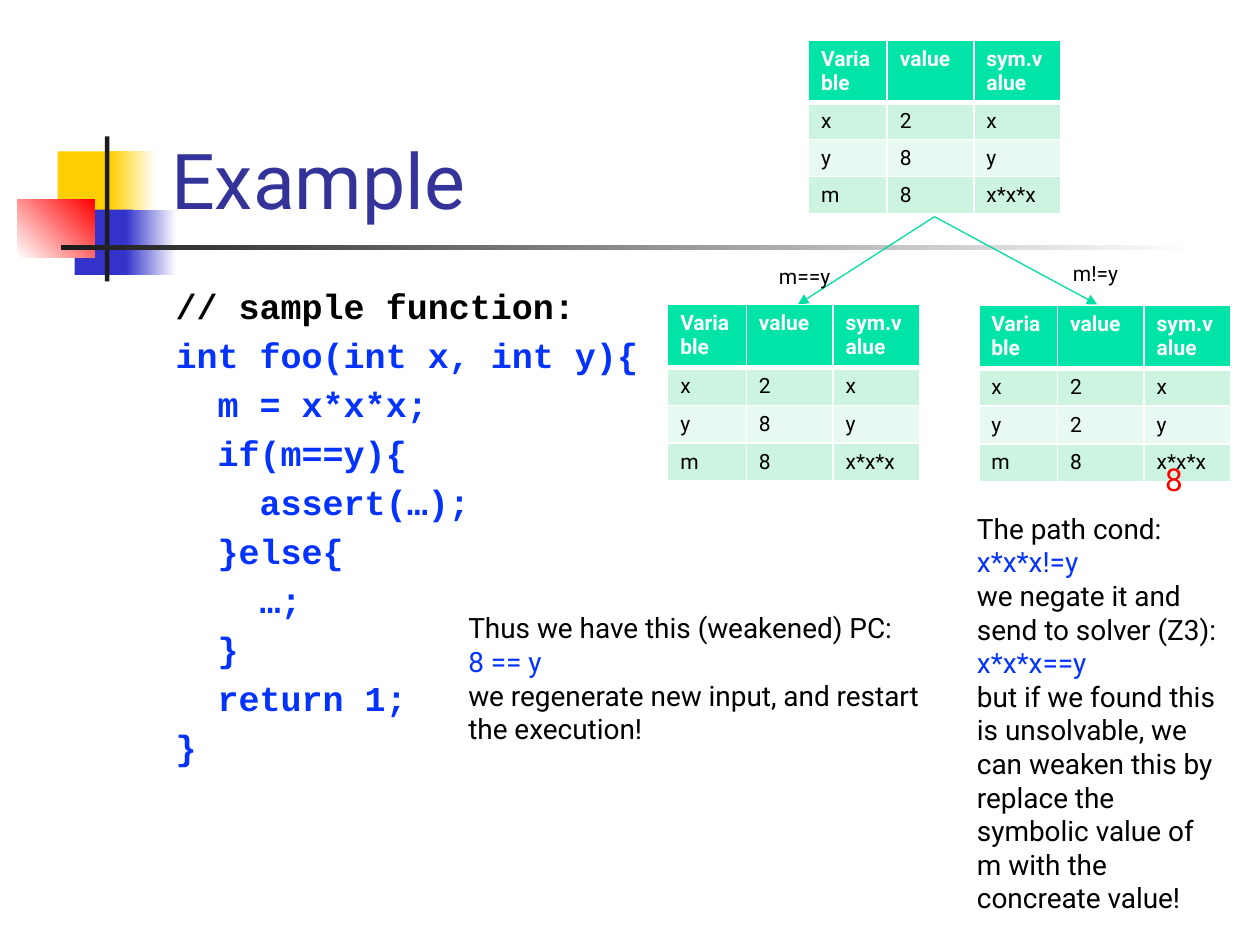
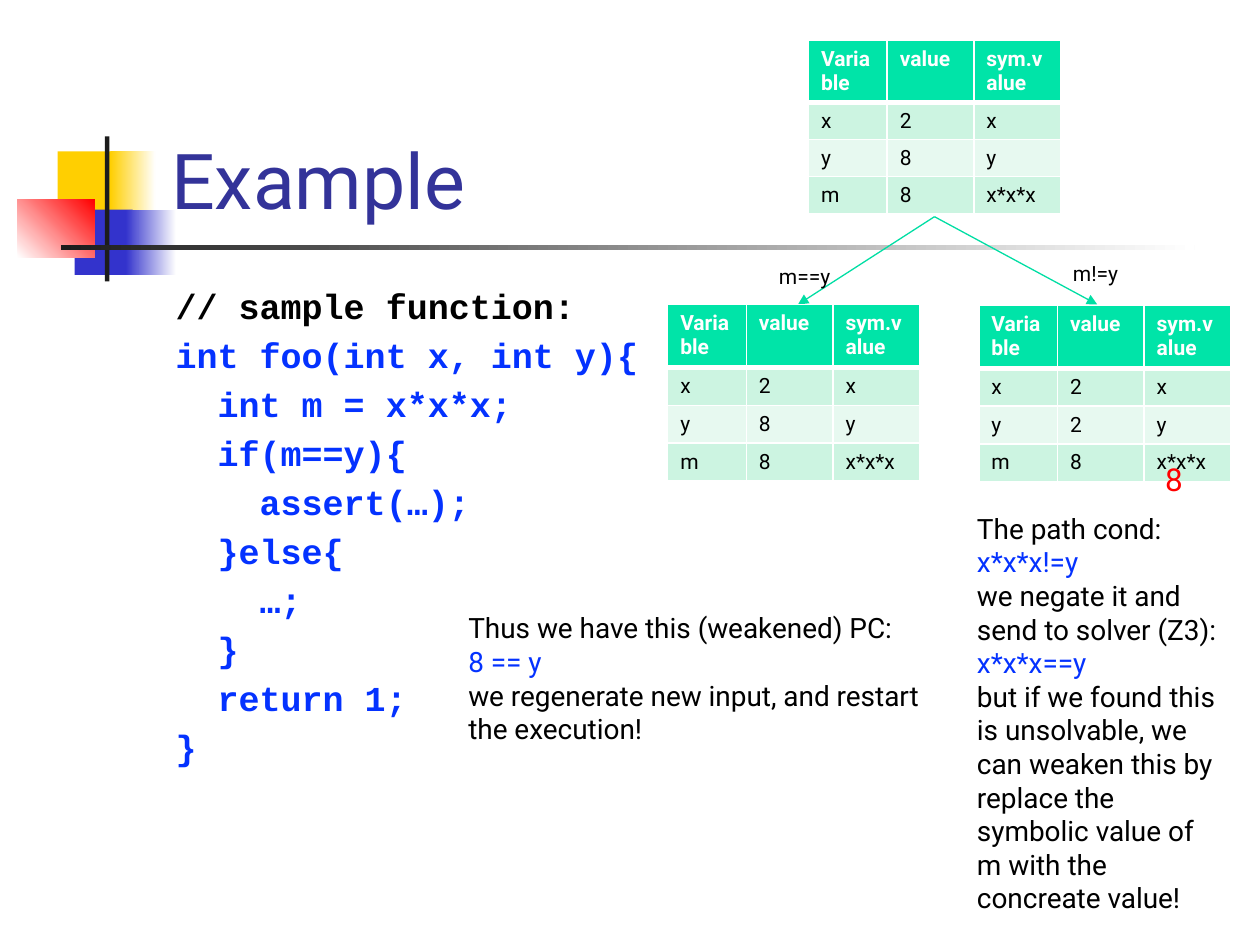
Before and after one commit to csslab-ustc/csslab-ustc.github.io, a slide deck: slide 18 of courses/theory/2022-spring/slides/lec18-concolic.pptx. Drawn at 1260x945 pixels with LibreOffice and Linux fonts; fonts in the diff are those of the drawing. Boxes give left, top, right and bottom in pixels: in the first picture for what was removed or moved away, otherwise in the second. Text is boxed around its words. In the diff, an @@ line names an element or a change of style, - is before the commit and + after.

Commit message:
update slides18,19,20

```diff
--- a/courses/theory/2022-spring/slides/lec18-concolic.pptx
+++ b/courses/theory/2022-spring/slides/lec18-concolic.pptx
@@ text at (x1=218, y1=392, x2=512, y2=424): text changed @@
-m = x*x*x;
+int m = x*x*x;
```
Also in this commit, not shown: 11 other slides changed, 2 other files.
